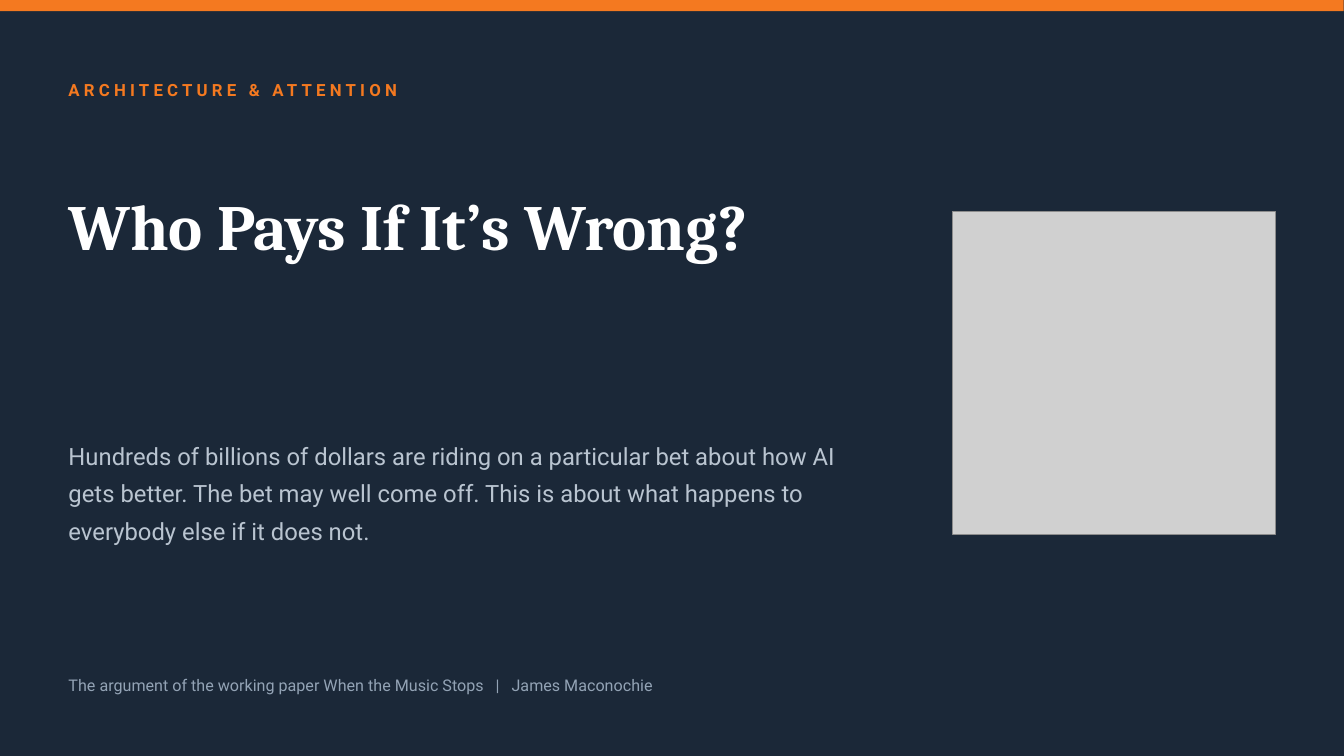
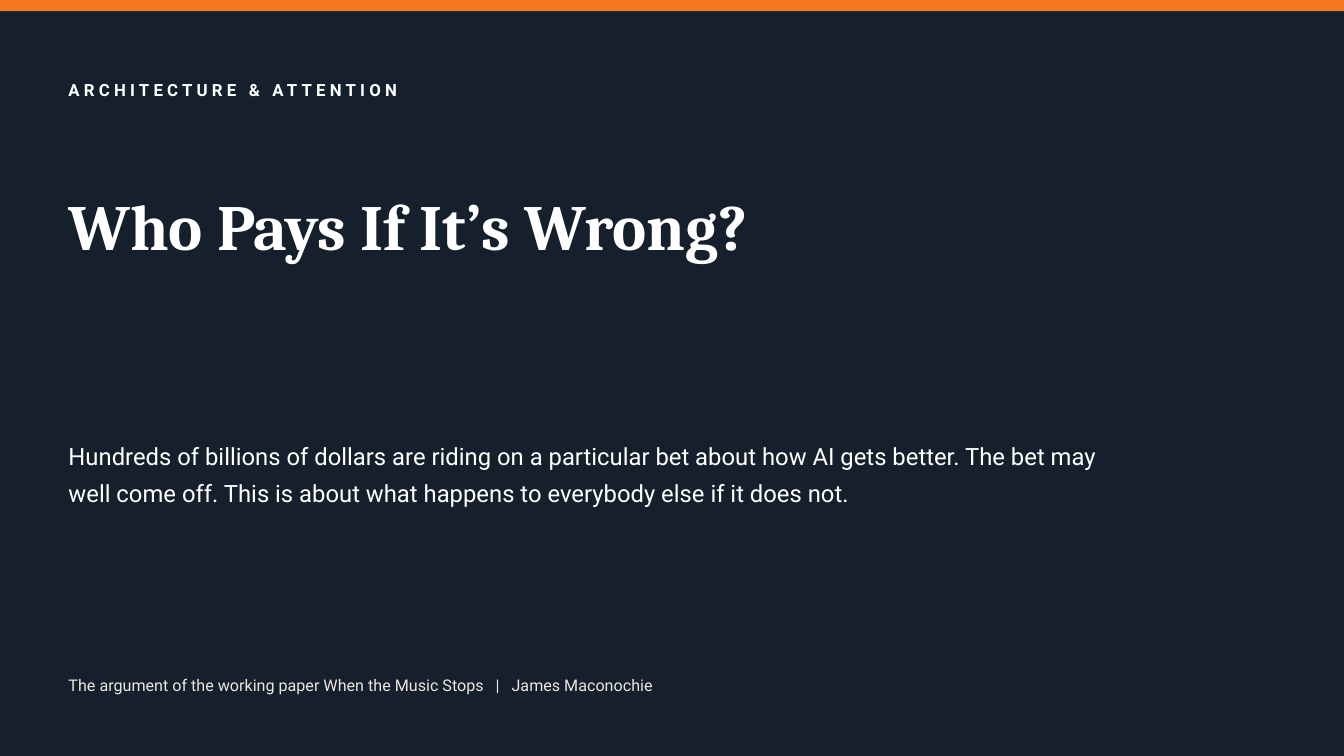
Before and after one commit to jammit1994/jamesmaconochie.github.io, a slide deck: slide 1 of assets/companions/who-pays-if-its-wrong.pptx. Drawn at 1344x756 pixels with LibreOffice and Linux fonts; fonts in the diff are those of the drawing; grey boxes stand for pictures; background and template pictures are left out. Boxes give left, top, right and bottom in pixels: in the first picture for what was removed or moved away, otherwise in the second. Text is boxed around its words. In the diff, an @@ line names an element or a change of style, - is before the commit and + after.

```diff
--- a/assets/companions/who-pays-if-its-wrong.pptx
+++ b/assets/companions/who-pays-if-its-wrong.pptx
@@ rectangle removed at (x1=0, y1=0, x2=1344, y2=11) @@
@@ rectangle added at (x1=0, y1=0, x2=1344, y2=756), fill #000000 at 20% opacity @@
@@ rectangle added at (x1=0, y1=0, x2=1344, y2=11), fill #F47920 @@
@@ text "ARCHITECTURE & ATTENTION" at (x1=69, y1=73, x2=774, y2=107): text colour #F47920 to #FFFFFF @@
@@ picture removed at (x1=953, y1=212, x2=1275, y2=534) @@
@@ text "Hundreds of billions of dollars ..." at (x1=68, y1=447, x2=1096, y2=507): text colour #B9C4D0 to #FFFFFF @@
@@ text "The argument of the working ..." at (x1=68, y1=678, x2=652, y2=695): text colour #93A3B5 to #ECE6DF @@
```
Also in this commit, not shown: 13 other files.
